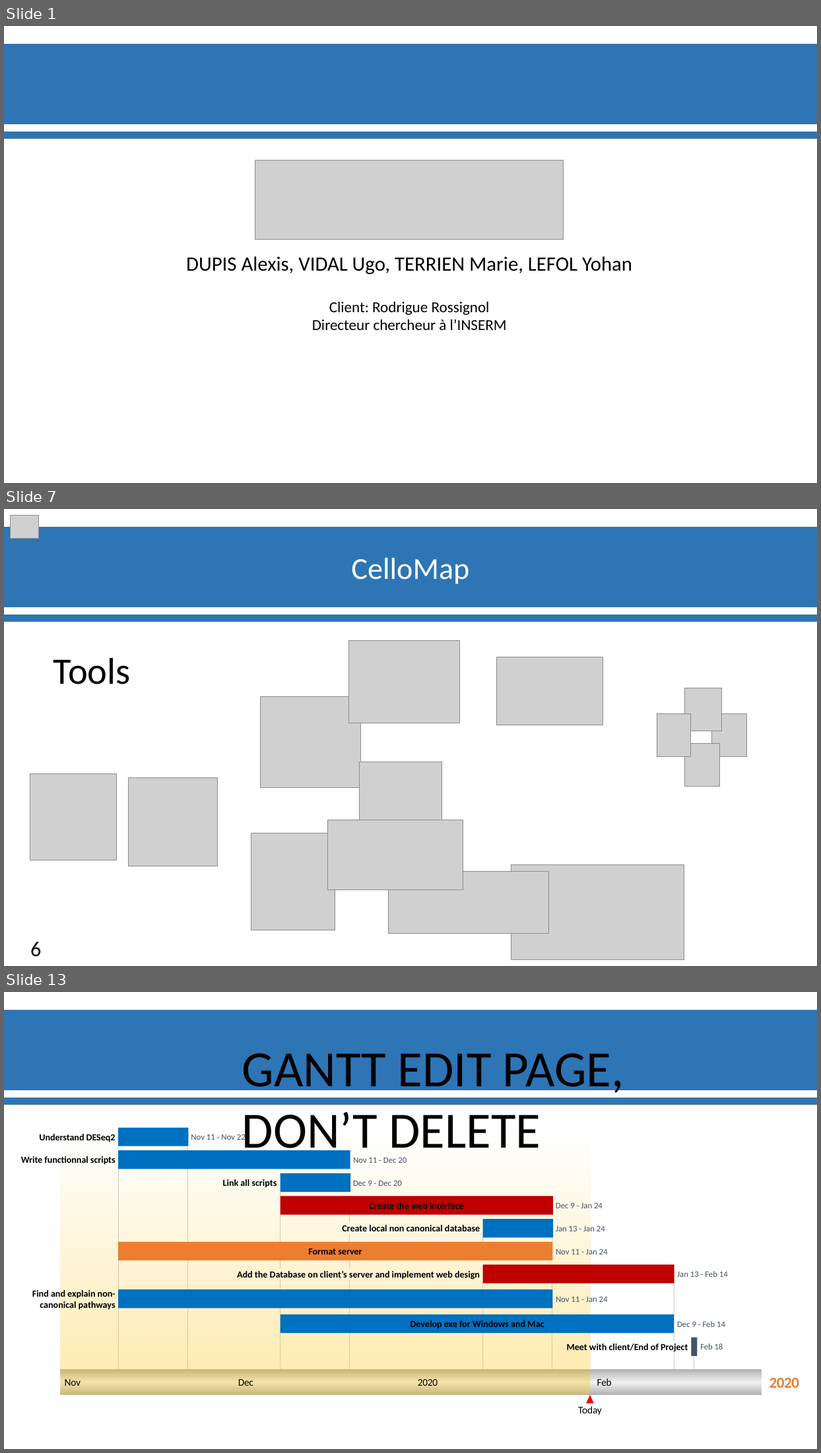
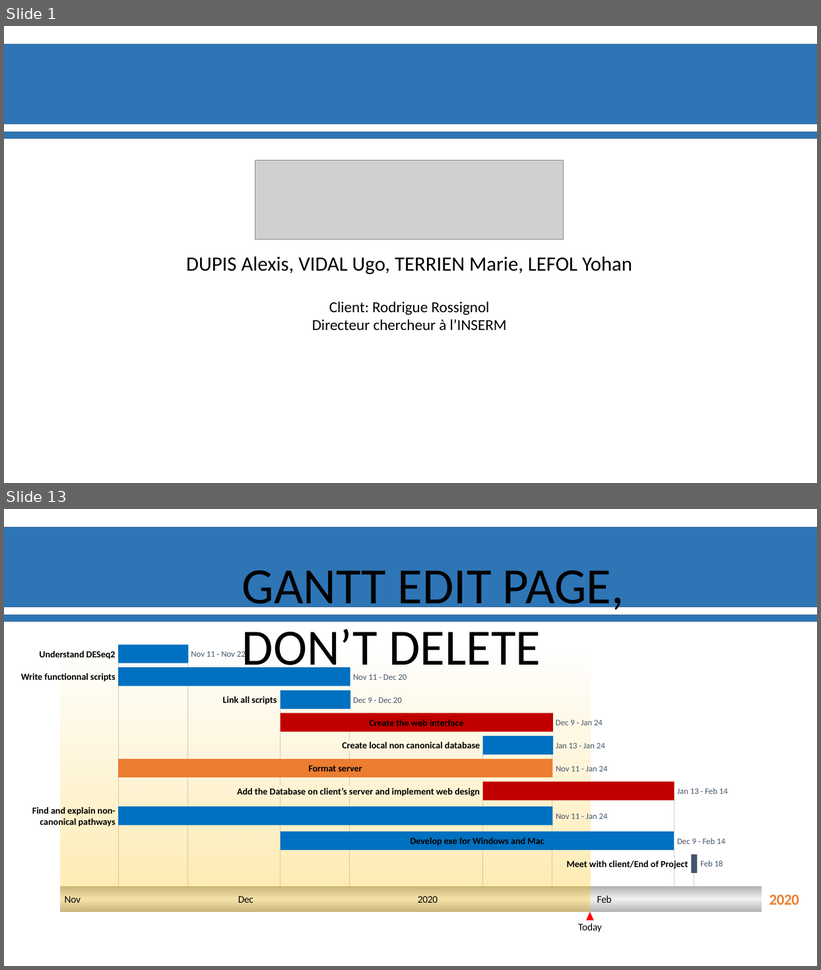
Before and after one commit to Ylefol/projet-INSERM_V5, a slide deck: Slides/Soutenance_Final.pptx. Shown one above the other, each under a label of ours: slides 1, 7 and 13 before the commit, slides 1 and 13 after it; the slides between them are not shown. The pictures are 821x1453 and 821x970 pixels, drawn with LibreOffice and Linux fonts; fonts in the diff are those of the drawing; grey boxes stand for pictures; background and template pictures are left out. Boxes give left, top, right and bottom in pixels: in the first picture for what was removed or moved away, otherwise in the second. Text is boxed around its words. In the diff, an @@ line names an element or a change of style, - is before the commit and + after.

```diff
--- a/Slides/Soutenance_Final.pptx
+++ b/Slides/Soutenance_Final.pptx
@@ slide 7 removed at box(4, 509, 817, 966), background #FFFFFF; not listed: 2 template elements that a slide beside it also shows @@
@@ picture removed at box(10, 515, 39, 538) @@
@@ text removed at box(351, 558, 469, 584) @@
-CelloMap
@@ picture removed at box(349, 641, 460, 723) @@
@@ rectangle removed at box(485, 641, 612, 739) @@
@@ text removed at box(54, 657, 131, 685) @@
-Tools
@@ picture removed at box(497, 657, 603, 725) @@
@@ rectangle removed at box(257, 691, 365, 793) @@
@@ picture removed at box(261, 697, 362, 788) @@
@@ group removed at box(657, 689, 747, 788): 4 pictures, 1 rectangle @@
@@ picture removed at box(360, 762, 443, 844) @@
@@ picture removed at box(30, 774, 116, 861) @@
@@ picture removed at box(129, 778, 217, 867) @@
@@ picture removed at box(328, 820, 463, 890) @@
@@ picture removed at box(251, 834, 335, 931) @@
@@ picture removed at box(389, 872, 549, 933) @@
@@ picture removed at box(512, 865, 684, 960) @@
@@ page number removed at box(30, 942, 41, 957) @@
-6
```
Also in this commit, not shown: 9 slides changed, 2 slides added, 1 other slide removed.
